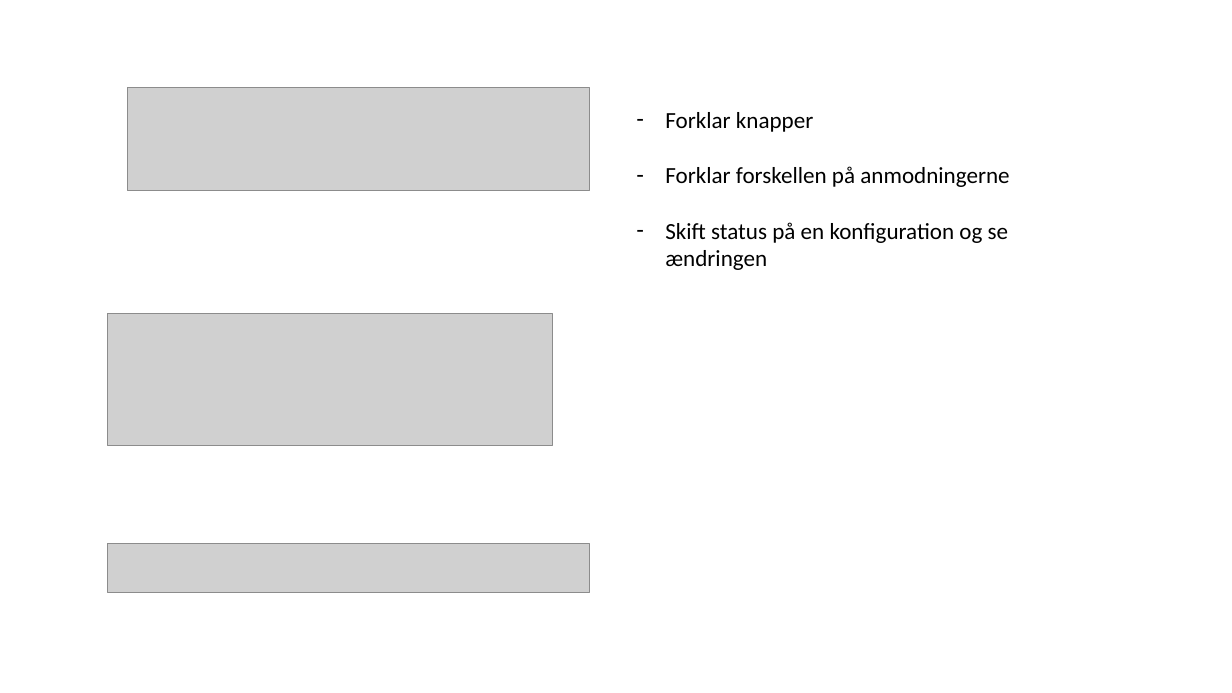
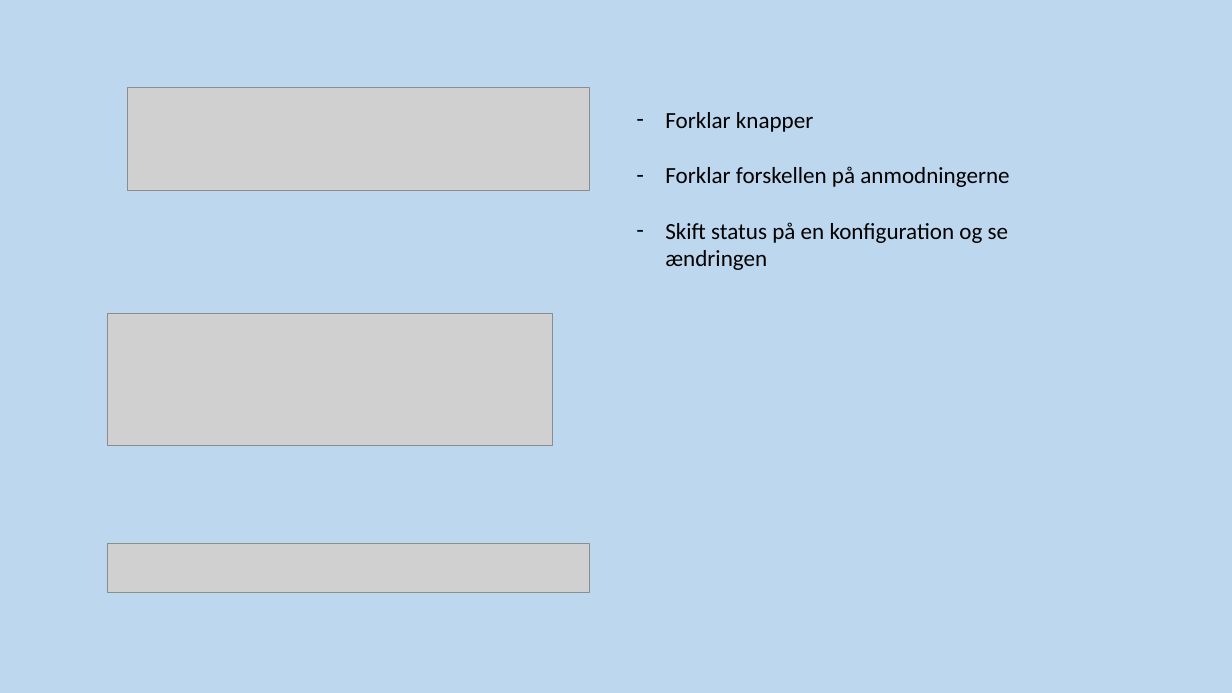
Before and after one commit to Lforlasse/FOG-Carport, a slide deck: slide 5 of Filer/Demonstration.pptx. Drawn at 1232x693 pixels with LibreOffice and Linux fonts; fonts in the diff are those of the drawing; grey boxes stand for pictures. Boxes give left, top, right and bottom in pixels: in the first picture for what was removed or moved away, otherwise in the second. Text is boxed around its words. In the diff, an @@ line names an element or a change of style, - is before the commit and + after.

```diff
--- a/Filer/Demonstration.pptx
+++ b/Filer/Demonstration.pptx
@@ background #FFFFFF to #BDD7EE @@
```
Also in this commit, not shown: 7 other slides changed.
